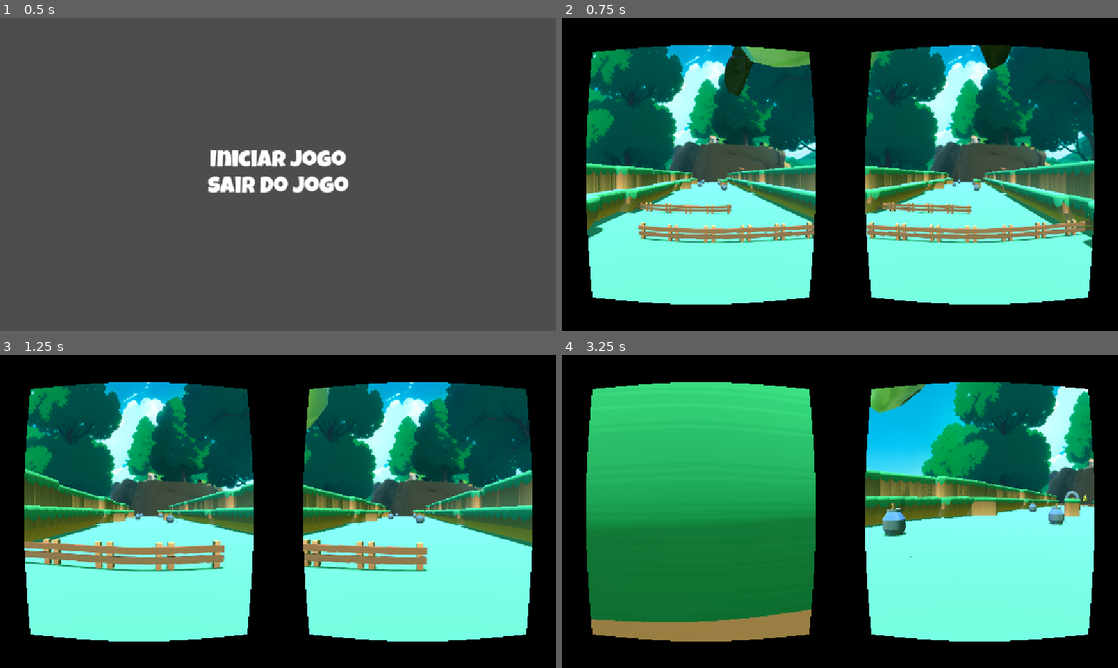
Above: before the commit, frames 1-4 (two rows, left to right).
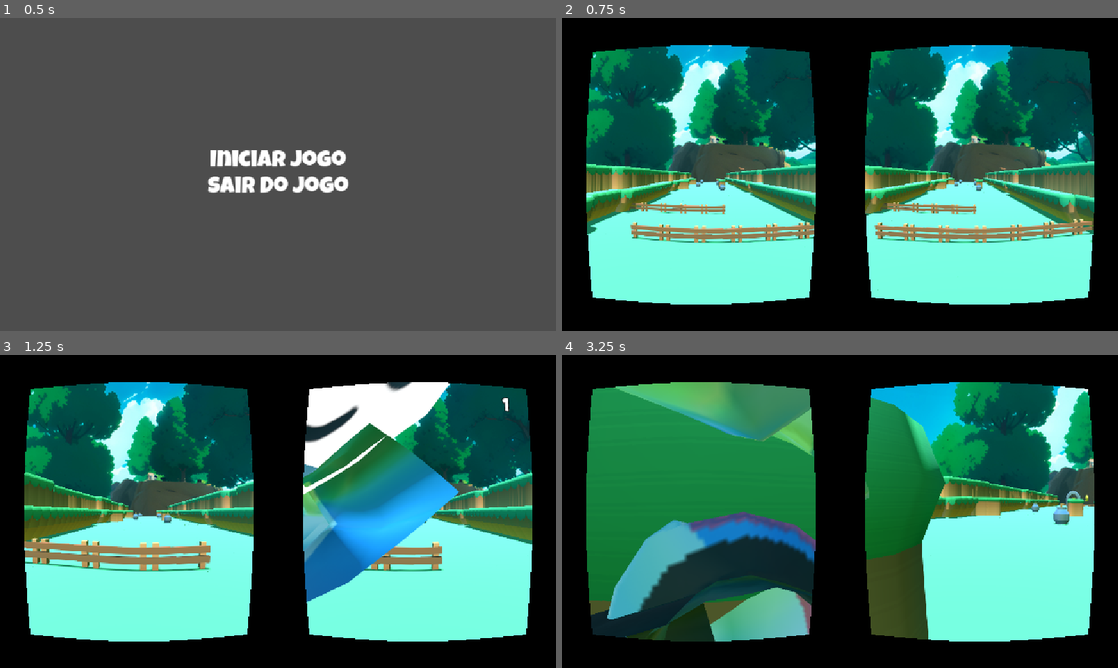
Above: after the commit, the same moments.

Repository: Atgammerkz2/runmfrun
Game: Godot game, scene res://prefab/mainMenu.tscn
Same seed, same stepped clock (60 frames per second), same inputs: the game is played once before the commit and once after it.
Inputs (mouse positions are in pixels of both pictures, inside the frame that each line leads up to):
- Up to frame 1 (0.5 s): no input
- Up to frame 2 (0.75 s): click "Iniciar Jogo" at 0.5 s
- Up to frame 3 (1.25 s): no input
- Up to frame 4 (3.25 s): move the mouse to (962, 495) at 1.27 s; hold D (move_right) 1.28-2.03 s; tap Space (jump) at 1.35, 1.52, 1.82, 2.27, 2.3, 2.57, 3.05 s; click (962, 495) at 1.42 s; move the mouse to (812, 511) at 2.02 s; hold A (move_left) 2.03-2.78 s; tap K (camera_down) at 2.1 s; move the mouse to (851, 505) at 2.77 s; hold D (move_right) from 2.78 s (still down); tap J (camera_left) at 2.85 s

Frame 1 is identical in both runs. In frame 2, 7.2% of the frame differs, in the area x 4-96%, y 8-89%; in frame 3, 16%; in frame 4, 39%, in the area x 4-96%, y 8-92%.

Commit message:
Configuração da câmera realizada

Diff:
--- /dev/null
+++ b/prefab/hud.tscn
@@ -0,0 +1,92 @@
+[gd_scene load_steps=9 format=3 uid="uid://b1ti0y2te4g8x"]
+
+[ext_resource type="Script" uid="uid://cpjm0tntniif0" path="res://script/coins_container.gd" id="1_x6f2p"]
+[ext_resource type="PackedScene" uid="uid://btmik8ognggaj" path="res://prefab/coin.tscn" id="2_g43o8"]
+[ext_resource type="FontFile" uid="uid://bm4yvlwukfrwy" path="res://font/LuckiestGuy-Regular.ttf" id="3_ndqeg"]
+[ext_resource type="Texture2D" uid="uid://b2pwgquh4l423" path="res://models/assets/Buttons/ui_buttons_arrow_left_NORMAL.png" id="4_o4igg"]
+[ext_resource type="Texture2D" uid="uid://cob6mp0kb41c8" path="res://models/assets/Buttons/ui_buttons_arrow_left_PRESSED.png" id="5_ppdd0"]
+[ext_resource type="Texture2D" uid="uid://cf37fbawniu2n" path="res://models/assets/Buttons/ui_jump_transparent.png" id="6_d1qf1"]
+[ext_resource type="Texture2D" uid="uid://dgtnd502hc64h" path="res://models/assets/Buttons/ui_buttons_arrow_right_NORMAL.png" id="7_fi6te"]
+[ext_resource type="Texture2D" uid="uid://cjnfu2tnu7y2y" path="res://models/assets/Buttons/ui_buttons_arrow_right_PRESSED.png" id="8_imwxu"]
+
+[node name="HUD" type="Control" node_paths=PackedStringArray("coin_label")]
+layout_mode = 3
+anchors_preset = 15
+anchor_right = 1.0
+anchor_bottom = 1.0
+grow_horizontal = 2
+grow_vertical = 2
+script = ExtResource("1_x6f2p")
+coin_label = NodePath("coin_label")
+
+[node name="coins_container" type="HBoxContainer" parent="."]
+layout_mode = 1
+anchors_preset = 1
+anchor_left = 1.0
+anchor_right = 1.0
+offset_left = -255.0
+offset_bottom = 96.0
+grow_horizontal = 0
+
+[node name="SubViewportContainer" type="SubViewportContainer" parent="coins_container"]
+custom_minimum_size = Vector2(96, 96)
+layout_mode = 2
+size_flags_horizontal = 0
+stretch = true
+
+[node name="SubViewport" type="SubViewport" parent="coins_container/SubViewportContainer"]
+own_world_3d = true
+transparent_bg = true
+handle_input_locally = false
+size = Vector2i(96, 96)
+render_target_update_mode = 4
+
+[node name="coin_holder" type="Node3D" parent="coins_container/SubViewportContainer/SubViewport"]
+
+[node name="coin" parent="coins_container/SubViewportContainer/SubViewport/coin_holder" instance=ExtResource("2_g43o8")]
+
+[node name="Camera3D" type="Camera3D" parent="coins_container/SubViewportContainer/SubViewport"]
+transform = Transform3D(1, 0, 0, 0, 1, 0, 0, 0, 1, 0, 0, 2.27373)
+current = true
+fov = 20.0
+
+[node name="DirectionalLight3D" type="DirectionalLight3D" parent="coins_container/SubViewportContainer/SubViewport"]
+
+[node name="coin_label" type="Label" parent="."]
+layout_mode = 1
+anchors_preset = 1
+anchor_left = 1.0
+anchor_right = 1.0
+offset_left = -140.0
+offset_top = 6.0
+offset_right = 7.0
+offset_bottom = 108.0
+grow_horizontal = 0
+theme_override_constants/outline_size = 10
+theme_override_fonts/font = ExtResource("3_ndqeg")
+theme_override_font_sizes/font_size = 64
+text = "0"
+vertical_alignment = 1
+
+[node name="controls" type="CanvasLayer" parent="."]
+visible = false
+
+[node name="btn_left" type="TouchScreenButton" parent="controls"]
+position = Vector2(11, 454)
+scale = Vector2(5.03125, 5.5625)
+texture_normal = ExtResource("4_o4igg")
+texture_pressed = ExtResource("5_ppdd0")
+action = "move_left"
+
+[node name="btn_left2" type="TouchScreenButton" parent="controls"]
+position = Vector2(203, 456)
+scale = Vector2(23.5625, 5.5625)
+texture_normal = ExtResource("6_d1qf1")
+action = "jump"
+
+[node name="btn_right" type="TouchScreenButton" parent="controls"]
+position = Vector2(975, 454)
+scale = Vector2(5.03125, 5.5625)
+texture_normal = ExtResource("7_fi6te")
+texture_pressed = ExtResource("8_imwxu")
+action = "move_right"
--- a/project.godot
+++ b/project.godot
@@ -14,7 +14,7 @@
 
 [application]
 
-config/name="RunMFRun"
+config/name="TiltRun"
 run/main_scene="uid://cqby4o40u1d8w"
 config/features=PackedStringArray("4.4", "Forward Plus")
 config/icon="res://icon.svg"
--- a/script/coins_container.gd
+++ b/script/coins_container.gd
@@ -1,7 +1,7 @@
-extends HBoxContainer
+extends Control
+class_name HUD
 
-@onready var coin_label: Label = $"../coin_label"
-
+@export var coin_label: Label
 
 func update_coin(amount: int):
 	coin_label.text = "%d" % amount
--- a/script/player.gd
+++ b/script/player.gd
@@ -5,7 +5,7 @@
 const JUMP_VELOCITY = 10.0
 
 # --- Variáveis para Gestos ---
-const JUMP_GESTURE_THRESHOLD = 15.0
+const JUMP_GESTURE_THRESHOLD = 5.0
 const SWIPE_GESTURE_THRESHOLD = 1.0
 var can_jump_gesture = true
 var can_swipe_gesture = true
@@ -18,7 +18,8 @@
 # --------------------------------------------------------
 
 @onready var animator = get_node("gdbot/AnimationPlayer") as AnimationPlayer
-@onready var coins_container: HBoxContainer = $"../HUD/coins_container"
+@export var hud: HUD
+
 var coins := 0
 var is_dead := false
 
@@ -28,6 +29,7 @@
 	Input.set_use_accumulated_input(true)
 	$JumpGestureCooldown.connect("timeout", _on_JumpGestureCooldown_timeout)
 	$SwipeGestureCooldown.connect("timeout", _on_SwipeGestureCooldown_timeout)
+	update_coin_display()
 
 func detectar_gestos():
 	# Gesto de Pulo
@@ -112,10 +114,14 @@
 
 func collect_coins():
 	coins += 1
-	coins_container.update_coin(coins)
+	update_coin_display()
 
 func _on_JumpGestureCooldown_timeout():
 	can_jump_gesture = true
 
 func _on_SwipeGestureCooldown_timeout():
 	can_swipe_gesture = true
+
+func update_coin_display():
+	if hud:
+		hud.update_coin(coins)
--- a/world.tscn
+++ b/world.tscn
@@ -1,23 +1,16 @@
-[gd_scene load_steps=24 format=3 uid="uid://b6ebt8ihnhveb"]
+[gd_scene load_steps=20 format=3 uid="uid://b6ebt8ihnhveb"]
 
 [ext_resource type="Texture2D" uid="uid://ccwws701r70t2" path="res://models/skybox.jpg" id="1_n6ojx"]
 [ext_resource type="Script" uid="uid://c3plxv74lsy0k" path="res://script/player.gd" id="1_r5yp8"]
 [ext_resource type="PackedScene" uid="uid://c4fba1hyqkstw" path="res://models/actors/gdquest_gdbot/gdbot.glb" id="1_yykbg"]
-[ext_resource type="PackedScene" uid="uid://btmik8ognggaj" path="res://prefab/coin.tscn" id="4_awvla"]
 [ext_resource type="PackedScene" uid="uid://jiypjky1ack4" path="res://terrain_controller.tscn" id="4_taniw"]
-[ext_resource type="Script" uid="uid://cpjm0tntniif0" path="res://script/coins_container.gd" id="5_30rer"]
+[ext_resource type="PackedScene" uid="uid://b1ti0y2te4g8x" path="res://prefab/hud.tscn" id="5_k3n1d"]
 [ext_resource type="PackedScene" uid="uid://b245kralgy0k8" path="res://models/terrain_blocks/terrain_1.tscn" id="7_bf68j"]
-[ext_resource type="FontFile" uid="uid://bm4yvlwukfrwy" path="res://font/LuckiestGuy-Regular.ttf" id="7_tkt8q"]
 [ext_resource type="PackedScene" uid="uid://dgxqylswsrorh" path="res://prefab/game_over.tscn" id="8_c3chk"]
 [ext_resource type="PackedScene" uid="uid://cvb328e726u34" path="res://models/terrain_blocks/terrain_2.tscn" id="8_og6mr"]
 [ext_resource type="PackedScene" uid="uid://ilox14xe455v" path="res://models/terrain_blocks/terrain_3.tscn" id="9_wllgb"]
 [ext_resource type="PackedScene" uid="uid://1ysga1taian6" path="res://models/terrain_blocks/terrain_0.tscn" id="9_yu1oe"]
 [ext_resource type="PackedScene" uid="uid://dpdetbjc5g56s" path="res://models/terrain_blocks/terrain_4.tscn" id="10_ee0ap"]
-[ext_resource type="Texture2D" uid="uid://b2pwgquh4l423" path="res://models/assets/Buttons/ui_buttons_arrow_left_NORMAL.png" id="13_wglpa"]
-[ext_resource type="Texture2D" uid="uid://cob6mp0kb41c8" path="res://models/assets/Buttons/ui_buttons_arrow_left_PRESSED.png" id="14_2ru1k"]
-[ext_resource type="Texture2D" uid="uid://cf37fbawniu2n" path="res://models/assets/Buttons/ui_jump_transparent.png" id="15_heva6"]
-[ext_resource type="Texture2D" uid="uid://dgtnd502hc64h" path="res://models/assets/Buttons/ui_buttons_arrow_right_NORMAL.png" id="15_xqlml"]
-[ext_resource type="Texture2D" uid="uid://cjnfu2tnu7y2y" path="res://models/assets/Buttons/ui_buttons_arrow_right_PRESSED.png" id="16_j27tb"]
 [ext_resource type="Script" uid="uid://s5ugrpk4rfw4" path="res://addons/cardboard_vr/scripts/cardboard_vr_camera.gd" id="19_cbp6q"]
 
 [sub_resource type="PanoramaSkyMaterial" id="PanoramaSkyMaterial_yfrrh"]
@@ -34,88 +27,20 @@
 radius = 0.274315
 height = 1.66566
 
+[sub_resource type="ViewportTexture" id="ViewportTexture_k3n1d"]
+viewport_path = NodePath("Player/CardboardVRCamera3D/HUD_Display/UI_Viewport")
+
+[sub_resource type="StandardMaterial3D" id="StandardMaterial3D_2o6r5"]
+resource_local_to_scene = true
+transparency = 1
+shading_mode = 0
+albedo_texture = SubResource("ViewportTexture_k3n1d")
+
+[sub_resource type="QuadMesh" id="QuadMesh_70uel"]
+resource_local_to_scene = true
+center_offset = Vector3(0, 0, -2)
+
 [node name="World" type="Node3D"]
-
-[node name="HUD" type="Control" parent="."]
-layout_mode = 3
-anchors_preset = 15
-anchor_right = 1.0
-anchor_bottom = 1.0
-grow_horizontal = 2
-grow_vertical = 2
-
-[node name="coins_container" type="HBoxContainer" parent="HUD"]
-layout_mode = 1
-anchors_preset = 1
-anchor_left = 1.0
-anchor_right = 1.0
-offset_left = -255.0
-offset_bottom = 96.0
-grow_horizontal = 0
-script = ExtResource("5_30rer")
-
-[node name="SubViewportContainer" type="SubViewportContainer" parent="HUD/coins_container"]
-custom_minimum_size = Vector2(96, 96)
-layout_mode = 2
-size_flags_horizontal = 0
-stretch = true
-
-[node name="SubViewport" type="SubViewport" parent="HUD/coins_container/SubViewportContainer"]
-own_world_3d = true
-transparent_bg = true
-handle_input_locally = false
-size = Vector2i(96, 96)
-render_target_update_mode = 4
-
-[node name="coin_holder" type="Node3D" parent="HUD/coins_container/SubViewportContainer/SubViewport"]
-
-[node name="coin" parent="HUD/coins_container/SubViewportContainer/SubViewport/coin_holder" instance=ExtResource("4_awvla")]
-
-[node name="Camera3D" type="Camera3D" parent="HUD/coins_container/SubViewportContainer/SubViewport"]
-transform = Transform3D(1, 0, 0, 0, 1, 0, 0, 0, 1, 0, 0, 2.27373)
-current = true
-fov = 20.0
-
-[node name="DirectionalLight3D" type="DirectionalLight3D" parent="HUD/coins_container/SubViewportContainer/SubViewport"]
-
-[node name="coin_label" type="Label" parent="HUD"]
-layout_mode = 1
-anchors_preset = 1
-anchor_left = 1.0
-anchor_right = 1.0
-offset_left = -140.0
-offset_top = 6.0
-offset_right = 7.0
-offset_bottom = 108.0
-grow_horizontal = 0
-theme_override_constants/outline_size = 10
-theme_override_fonts/font = ExtResource("7_tkt8q")
-theme_override_font_sizes/font_size = 64
-text = "0"
-vertical_alignment = 1
-
-[node name="controls" type="CanvasLayer" parent="HUD"]
-visible = false
-
-[node name="btn_left" type="TouchScreenButton" parent="HUD/controls"]
-position = Vector2(11, 454)
-scale = Vector2(5.03125, 5.5625)
-texture_normal = ExtResource("13_wglpa")
-texture_pressed = ExtResource("14_2ru1k")
-action = "move_left"
-
-[node name="btn_left2" type="TouchScreenButton" parent="HUD/controls"]
-position = Vector2(203, 456)
-scale = Vector2(23.5625, 5.5625)
-texture_normal = ExtResource("15_heva6")
-action = "jump"
-
-[node name="btn_right" type="TouchScreenButton" parent="HUD/controls"]
-position = Vector2(975, 454)
-scale = Vector2(5.03125, 5.5625)
-texture_normal = ExtResource("15_xqlml")
-texture_pressed = ExtResource("16_j27tb")
-action = "move_right"
 
 [node name="WorldEnvironment" type="WorldEnvironment" parent="."]
 environment = SubResource("Environment_0imuc")
@@ -124,24 +49,35 @@
 transform = Transform3D(1, 0, 0, 0, 0.145875, 0.989303, 0, -0.989303, 0.145875, 0, 2.5267, 6.6789)
 shadow_enabled = true
 
-[node name="Player" type="CharacterBody3D" parent="."]
+[node name="Player" type="CharacterBody3D" parent="." node_paths=PackedStringArray("hud")]
 transform = Transform3D(1, 0, 0, 0, 1, 0, 0, 0, 1, 2.59715, 2.70568, -2.08714)
 script = ExtResource("1_r5yp8")
+hud = NodePath("CardboardVRCamera3D/HUD_Display/UI_Viewport/HUD")
 
 [node name="Colisao_Player" type="CollisionShape3D" parent="Player"]
 transform = Transform3D(0.999633, 0, -0.0270842, 0, 1, 0, 0.0270842, 0, 0.999633, 0, 0.794155, 0)
 shape = SubResource("CapsuleShape3D_6cwnj")
 
 [node name="gdbot" parent="Player" instance=ExtResource("1_yykbg")]
-transform = Transform3D(-0.989344, 0, 0.1456, 0, 1, 0, -0.1456, 0, -0.989344, 0, 0, 0)
+transform = Transform3D(-0.989344, 0, 0.1456, 0, 1, 0, -0.1456, 0, -0.989344, 0, 0, 0.213563)
 
 [node name="CardboardVRCamera3D" type="Camera3D" parent="Player"]
-transform = Transform3D(1, 0, 0, 0, 1, 0, 0, 0, 1, 0, 2.61846, 4.02456)
+transform = Transform3D(1, 0, 0, 0, 1, 0, 0, 0, 1, 0, 2.61846, 2.56185)
 script = ExtResource("19_cbp6q")
 UseGysroscope = false
 RotateParent = false
-EyesSeparation = 0.5
+EyesSeparation = 0.25
 metadata/_custom_type_script = "uid://s5ugrpk4rfw4"
+
+[node name="HUD_Display" type="MeshInstance3D" parent="Player/CardboardVRCamera3D"]
+transform = Transform3D(1, 0, 0, 0, 1, 0, 0, 0, 1, 0.678855, -1.55179, -1.56757)
+material_override = SubResource("StandardMaterial3D_2o6r5")
+mesh = SubResource("QuadMesh_70uel")
+
+[node name="UI_Viewport" type="SubViewport" parent="Player/CardboardVRCamera3D/HUD_Display"]
+transparent_bg = true
+
+[node name="HUD" parent="Player/CardboardVRCamera3D/HUD_Display/UI_Viewport" instance=ExtResource("5_k3n1d")]
 
 [node name="JumpGestureCooldown" type="Timer" parent="Player"]
 wait_time = 0.7
Not shown, changed: export_presets.cfg
Not shown, changed: RunMFRun.apk
Not shown, removed: RunMFRun.apk.idsig
Not shown, added: TiltRun.apk
Not shown, added: TiltRun.apk.idsig
